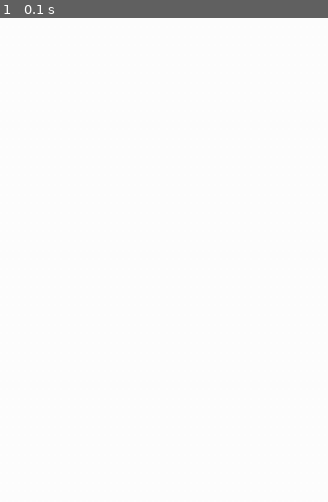
Above: before the commit, frame 1.
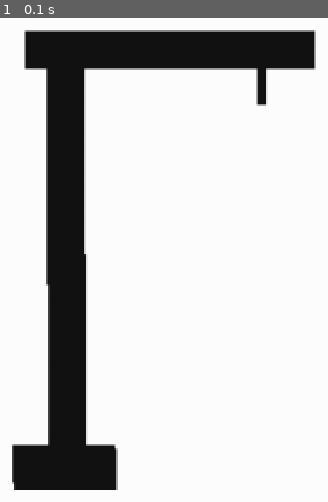
Above: after the commit, the same moment.

Repository: daliborstakic/hangman-pygame
Game: pygame game, started from main.py
Same seed, same stepped clock (60 frames per second), same inputs: the game is played once before the commit and once after it.
Inputs:
- Up to frame 1 (0.1 s): no input

The runs differ from the first frame. In frame 1, 20% of the frame differs, in the area x 3-97%, y 2-98%.

Commit message:
Added the render() function.

Diff:
--- a/main.py
+++ b/main.py
@@ -7,21 +7,33 @@
 surf = pygame.display.set_mode((WIDTH, HEIGHT))
 pygame.display.set_caption("Hangman")
 
+# Images
+hangman_images = []
+for i in range(7):
+    hangman_images.append(pygame.image.load("images\hangman{}.png".format(str(i))))
+
 # Colors
 WHITE = (255, 255, 255)
 
 
+def render(hangman_status):
+    surf.fill(WHITE)
+    surf.blit(hangman_images[hangman_status], (70, (HEIGHT - hangman_images[hangman_status].get_height()) / 2 - 80))
+    pygame.display.update()
+
+
 def main():
+    # Hangman variables
+    hangman_status = 0
+
     run = True
 
     while run:
-        surf.fill(WHITE)
-
         for event in pygame.event.get():
             if event.type == pygame.QUIT:
                 run = False
 
-        pygame.display.update()
+        render(hangman_status)
 
     pygame.quit()
 
